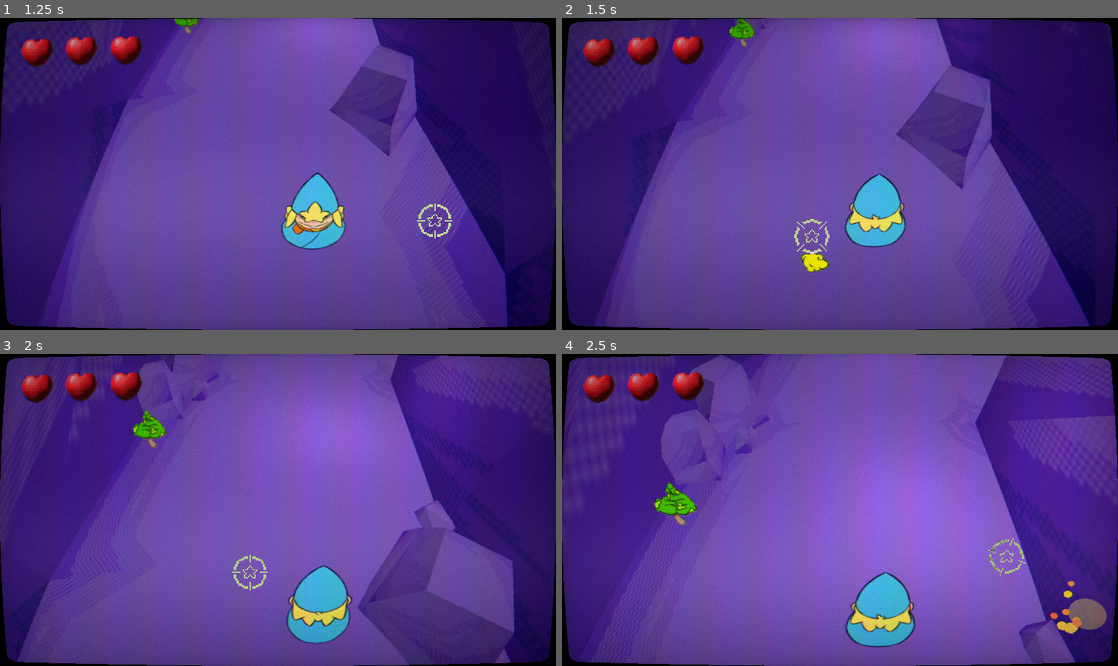
Above: before the commit, frames 1-4 (two rows, left to right).
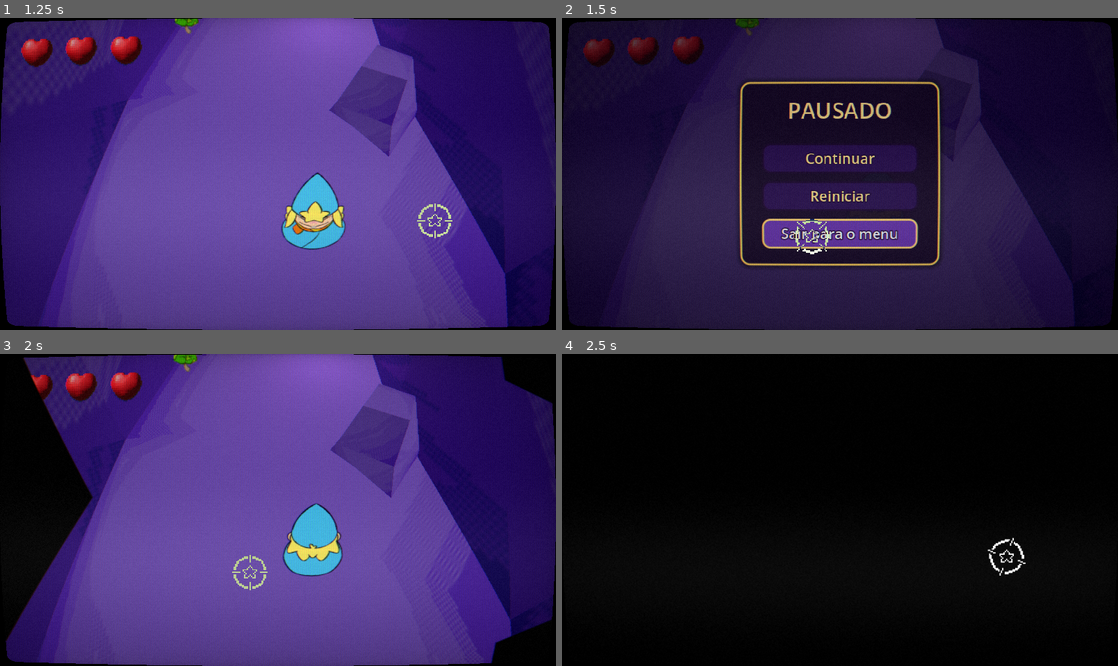
Above: after the commit, the same moments.

Repository: gusrezende/ThePartyOfLosersGodotVer
Game: Godot game, scene res://UI/MainMenu/main_menu.tscn
Same seed, same stepped clock (60 frames per second), same inputs: the game is played once before the commit and once after it. Video files are missing from this copy of the repository; at most half a second of black plays in their place.
Inputs (mouse positions are in pixels of both pictures, inside the frame that each line leads up to):
- Up to frame 1 (1.25 s): click "Play" at 0.5 s
- Up to frame 2 (1.5 s): tap Enter (ui_accept) at 1.25 s; move the mouse to (812, 236) at 1.27 s; hold W (move_forward) from 1.28 s (still down); tap P at 1.35 s; click (812, 236) at 1.42 s
- Up to frame 3 (2 s): keep holding W (move_forward); tap Enter (ui_accept) at 1.52 s; tap Keypad Enter at 1.55 s
- Up to frame 4 (2.5 s): keep holding W (move_forward); move the mouse to (1006, 556) at 2.02 s; tap Keypad Enter at 2.1 s; click (1006, 556) at 2.17 s; tap Enter (ui_accept) at 2.27 s; tap Space at 2.3 s

Frame 1 is identical in both runs. In frame 2, 97% of the frame differs, in the area x 0-100%, y 0-100%; in frame 3, 40%; in frame 4, 98%.

Commit message:
Updates

Diff:
--- a/Personagens/PlayerMage/player.gd
+++ b/Personagens/PlayerMage/player.gd
@@ -1,6 +1,7 @@
 extends CharacterBody3D
 
 const Sons = preload("res://Músicas/sons.gd")
+const TelaMorte = preload("res://UI/TelaMorte/tela_morte.gd")
 
 const SPEED = 5.0
 const JUMP_VELOCITY = 4.5
@@ -164,9 +165,7 @@
 		print("Player morreu!")
 		GameState.player_hp = -1  # ao recarregar a cena, volta com a vida cheia
 		QuestManager.resetar_missao()  # a missão das plantas começa de novo
-		get_tree().call_deferred("reload_current_scene")
-
-
+		TelaMorte.mostrar(get_tree())  # animação de morte; ela mesma recomeça a fase
 func apply_knockback(source_position: Vector3) -> void:
 	var direction = global_position - source_position
 	direction.y = 0
--- /dev/null
+++ b/UI/TelaMorte/tela_morte.gd
@@ -0,0 +1,191 @@
+extends CanvasLayer
+## TELA DE MORTE do mago: animação em 3 quadros quando o player morre.
+##
+##   1) o mago de olhos fechados, na luz (zoom lento)
+##   2) CORTE: a caveira aparece (tremida + clarão), a luz fecha
+##   3) "IT'S OVER"
+##   depois a fase recomeça e a tela preta some.
+##
+## Qualquer tecla / clique / botão do controle pula para o fim.
+##
+## Uso (no player, quando a vida chega a 0):
+##     const TelaMorte = preload("res://UI/TelaMorte/tela_morte.gd")
+##     TelaMorte.mostrar(get_tree())
+
+const QUADRO_1 := preload("res://UI/TelaMorte/morte_1.png")
+const QUADRO_2 := preload("res://UI/TelaMorte/morte_2.png")
+const QUADRO_3 := preload("res://UI/TelaMorte/morte_3.png")
+const Sons = preload("res://Músicas/sons.gd")
+
+## Quanto tempo cada quadro fica na tela (segundos)
+const TEMPO_1 := 1.6
+const TEMPO_2 := 1.5
+const TEMPO_3 := 2.0
+
+var _fundo: ColorRect
+var _imagem: TextureRect
+var _clarao: ColorRect
+var _pular := false
+var _pode_pular := false
+var _pulso := 0.0
+
+
+## Começa a animação de morte (não faz nada se já estiver rodando)
+static func mostrar(arvore: SceneTree) -> void:
+	if arvore.root.get_node_or_null("TelaMorte"):
+		return
+	var tela = load("res://UI/TelaMorte/tela_morte.gd").new()
+	tela.name = "TelaMorte"
+	arvore.root.add_child(tela)   # fica na raiz: continua viva quando a fase recarrega
+
+
+func _ready() -> void:
+	layer = 95                    # por cima do jogo e do HUD, embaixo da transição
+	process_mode = Node.PROCESS_MODE_ALWAYS
+	get_tree().paused = true
+
+	_fundo = ColorRect.new()
+	_fundo.color = Color.BLACK
+	_fundo.set_anchors_preset(Control.PRESET_FULL_RECT)
+	_fundo.mouse_filter = Control.MOUSE_FILTER_STOP
+	add_child(_fundo)
+
+	_imagem = TextureRect.new()
+	_imagem.set_anchors_preset(Control.PRESET_FULL_RECT)
+	_imagem.expand_mode = TextureRect.EXPAND_IGNORE_SIZE
+	_imagem.stretch_mode = TextureRect.STRETCH_KEEP_ASPECT_CENTERED
+	_imagem.mouse_filter = Control.MOUSE_FILTER_IGNORE
+	add_child(_imagem)
+
+	_clarao = ColorRect.new()
+	_clarao.color = Color(1, 1, 1, 0)
+	_clarao.set_anchors_preset(Control.PRESET_FULL_RECT)
+	_clarao.mouse_filter = Control.MOUSE_FILTER_IGNORE
+	add_child(_clarao)
+
+	_animar()
+
+
+func _input(event: InputEvent) -> void:
+	if not _pode_pular:
+		return
+	var apertou: bool = (event is InputEventKey and event.pressed and not event.echo) \
+		or (event is InputEventMouseButton and event.pressed) \
+		or (event is InputEventJoypadButton and event.pressed)
+	if apertou:
+		_pular = true
+		get_viewport().set_input_as_handled()
+
+
+func _process(delta: float) -> void:
+	# a imagem fica sempre centralizada, mesmo com zoom
+	if _imagem:
+		_imagem.pivot_offset = _imagem.size * 0.5
+
+
+func _mostrar_mira(sim: bool) -> void:
+	var mira := get_node_or_null("/root/Mira") as CanvasLayer
+	if mira:
+		mira.visible = sim
+
+
+func _exit_tree() -> void:
+	_mostrar_mira(true)
+
+
+func _animar() -> void:
+	_mostrar_mira(false)   # esconde a mira durante a animação
+	# a música para na hora
+	var musica := get_node_or_null("/root/Musica")
+	if musica and musica.has_method("parar_agora"):
+		musica.parar_agora()
+
+	# ---- escurece o jogo
+	_fundo.modulate.a = 0.0
+	_imagem.modulate.a = 0.0
+	await _tween(_fundo, "modulate:a", 1.0, 0.35)
+
+	# ---- QUADRO 1: mago de olhos fechados, zoom bem devagar
+	_imagem.texture = QUADRO_1
+	_imagem.scale = Vector2.ONE
+	_tween(_imagem, "modulate:a", 1.0, 0.4)
+	var zoom := _criar_tween()
+	zoom.tween_property(_imagem, "scale", Vector2.ONE * 1.06, TEMPO_1 + 0.3)
+	get_tree().create_timer(0.4, true, false, true).timeout.connect(func(): _pode_pular = true)
+	await _esperar(TEMPO_1)
+
+	# ---- QUADRO 2: CORTE seco para a caveira, com clarão e tremida
+	if not _pular:
+		zoom.kill()
+		_imagem.texture = QUADRO_2
+		_imagem.modulate.a = 1.0
+		_imagem.scale = Vector2.ONE * 1.12
+		_clarao.color.a = 0.85
+		_tween(_clarao, "color:a", 0.0, 0.25)
+		var som := Sons.tocar(self, Sons.HIT, 4.0)
+		if som:
+			som.pitch_scale = 0.45   # pancada grave
+			som.process_mode = Node.PROCESS_MODE_ALWAYS
+		_tween(_imagem, "scale", Vector2.ONE, 0.35, Tween.TRANS_BACK)
+		await _tremer(0.45, 14.0)
+		await _esperar(TEMPO_2 - 0.45)
+
+	# ---- QUADRO 3: "IT'S OVER"
+	_imagem.position = Vector2.ZERO
+	_imagem.modulate.a = 0.0
+	_imagem.texture = QUADRO_3
+	_imagem.scale = Vector2.ONE * 0.92
+	_tween(_imagem, "scale", Vector2.ONE, 0.5, Tween.TRANS_BACK)
+	await _tween(_imagem, "modulate:a", 1.0, 0.25)
+	if not _pular:
+		await _esperar(TEMPO_3)
+	else:
+		await _esperar_real(0.6)
+
+	# ---- recomeça a fase por baixo da tela preta
+	_pode_pular = false
+	await _tween(_imagem, "modulate:a", 0.0, 0.3)
+	get_tree().paused = false
+	get_tree().reload_current_scene()
+	await get_tree().process_frame
+	await get_tree().process_frame
+	Sons.retomar_musica(self)
+	await _tween(_fundo, "modulate:a", 0.0, 0.5)
+	queue_free()
+
+
+# ---------------------------------------------------------------- ajudantes
+
+func _criar_tween() -> Tween:
+	var tw := create_tween()
+	tw.set_pause_mode(Tween.TWEEN_PAUSE_PROCESS)   # roda com o jogo pausado
+	return tw
+
+
+func _tween(no: Object, propriedade: String, valor, tempo: float, trans := Tween.TRANS_QUAD) -> Signal:
+	var tw := _criar_tween()
+	tw.set_trans(trans).set_ease(Tween.EASE_OUT)
+	tw.tween_property(no, propriedade, valor, tempo)
+	return tw.finished
+
+
+## Espera "tempo" segundos, mas sai antes se o jogador pular
+func _esperar(tempo: float) -> void:
+	var t := 0.0
+	while t < tempo and not _pular:
+		await get_tree().process_frame
+		t += get_process_delta_time()
+
+
+func _esperar_real(tempo: float) -> void:
+	await get_tree().create_timer(tempo, true, false, true).timeout
+
+
+func _tremer(duracao: float, forca: float) -> void:
+	var t := 0.0
+	while t < duracao and not _pular:
+		var k := 1.0 - t / duracao
+		_imagem.position = Vector2(randf_range(-forca, forca), randf_range(-forca, forca)) * k
+		await get_tree().process_frame
+		t += get_process_delta_time()
+	_imagem.position = Vector2.ZERO
--- /dev/null
+++ b/UI/pausa.gd
@@ -0,0 +1,278 @@
+extends CanvasLayer
+## TELA DE PAUSE (Autoload "Pausa")
+##
+## ESC, P ou START (controle) pausa / despausa durante o jogo.
+##   - Continuar          -> volta para o jogo
+##   - Reiniciar          -> recomeça a partida do começo (vida e missão do zero)
+##   - Sair para o menu   -> volta para o menu principal
+##
+## Só abre quando tem um player na cena e nada mais está pausando o jogo
+## (diálogo, sala de point and click, tela de morte, transição...).
+##
+## COMO ATIVAR: Projeto › Configurações do Projeto › Globais › Autoload
+##   Caminho: res://UI/Pausa/pausa.gd    Nome: Pausa    -> Adicionar
+
+## Fase onde a partida começa (Reiniciar)
+const CENA_INICIAL := "res://Cenários/DungeonTeste/dungeon_teste.tscn"
+## Menu principal (Sair)
+const CENA_MENU := "res://UI/MainMenu/main_menu.tscn"
+
+const COR_TEXTO := Color(1, 0.88, 0.55)
+const COR_CONTORNO := Color(0.1, 0.03, 0.18)
+
+var aberto := false
+
+var _fundo: ColorRect
+var _painel: PanelContainer
+var _botoes: Array[Button] = []
+var _saindo := false
+
+
+func _ready() -> void:
+	layer = 99                       # acima do jogo e do HUD; a transição (100) passa por cima
+	process_mode = Node.PROCESS_MODE_ALWAYS
+	_montar()
+	visible = false
+
+
+# ---------------------------------------------------------------- MONTAGEM
+
+func _montar() -> void:
+	_fundo = ColorRect.new()
+	_fundo.color = Color(0.02, 0.0, 0.05, 0.65)
+	_fundo.set_anchors_preset(Control.PRESET_FULL_RECT)
+	_fundo.mouse_filter = Control.MOUSE_FILTER_STOP
+	add_child(_fundo)
+
+	var centro := CenterContainer.new()
+	centro.set_anchors_preset(Control.PRESET_FULL_RECT)
+	centro.mouse_filter = Control.MOUSE_FILTER_IGNORE
+	add_child(centro)
+
+	_painel = PanelContainer.new()
+	var estilo := StyleBoxFlat.new()
+	estilo.bg_color = Color(0.08, 0.03, 0.14, 0.94)
+	estilo.border_color = Color(1, 0.82, 0.35)
+	estilo.set_border_width_all(3)
+	estilo.set_corner_radius_all(14)
+	estilo.content_margin_left = 34
+	estilo.content_margin_right = 34
+	estilo.content_margin_top = 20
+	estilo.content_margin_bottom = 26
+	estilo.shadow_color = Color(0, 0, 0, 0.5)
+	estilo.shadow_size = 8
+	_painel.add_theme_stylebox_override("panel", estilo)
+	centro.add_child(_painel)
+
+	var coluna := VBoxContainer.new()
+	coluna.add_theme_constant_override("separation", 12)
+	_painel.add_child(coluna)
+
+	var titulo := Label.new()
+	titulo.text = "PAUSADO"
+	titulo.horizontal_alignment = HORIZONTAL_ALIGNMENT_CENTER
+	titulo.add_theme_font_size_override("font_size", 34)
+	titulo.add_theme_color_override("font_color", COR_TEXTO)
+	titulo.add_theme_color_override("font_outline_color", COR_CONTORNO)
+	titulo.add_theme_constant_override("outline_size", 8)
+	coluna.add_child(titulo)
+
+	var espaco := Control.new()
+	espaco.custom_minimum_size = Vector2(0, 4)
+	coluna.add_child(espaco)
+
+	_botoes = [
+		_criar_botao("Continuar", coluna, fechar),
+		_criar_botao("Reiniciar", coluna, _reiniciar),
+		_criar_botao("Sair para o menu", coluna, _sair_para_menu),
+	]
+	# setas de cima/baixo dão a volta na lista
+	for i in _botoes.size():
+		var b := _botoes[i]
+		b.focus_neighbor_top = b.get_path_to(_botoes[(i - 1 + _botoes.size()) % _botoes.size()])
+		b.focus_neighbor_bottom = b.get_path_to(_botoes[(i + 1) % _botoes.size()])
+
+
+func _criar_botao(texto: String, pai: Node, acao: Callable) -> Button:
+	var b := Button.new()
+	b.text = texto
+	b.custom_minimum_size = Vector2(240, 46)
+	b.add_theme_font_size_override("font_size", 22)
+	b.add_theme_color_override("font_color", COR_TEXTO)
+	b.add_theme_color_override("font_hover_color", Color.WHITE)
+	b.add_theme_color_override("font_focus_color", Color.WHITE)
+	b.add_theme_color_override("font_pressed_color", Color.WHITE)
+	b.add_theme_color_override("font_outline_color", COR_CONTORNO)
+	b.add_theme_constant_override("outline_size", 6)
+	var normal := _estilo_botao(Color(0.16, 0.06, 0.32, 0.92), COR_CONTORNO)
+	var selecionado := _estilo_botao(Color(0.4, 0.2, 0.68, 1.0), Color(1, 0.84, 0.45))
+	b.add_theme_stylebox_override("normal", normal)
+	b.add_theme_stylebox_override("hover", selecionado)
+	b.add_theme_stylebox_override("pressed", selecionado)
+	b.add_theme_stylebox_override("focus", selecionado)
+	b.pressed.connect(acao)
+	b.mouse_entered.connect(b.grab_focus)   # mouse e teclado selecionam o mesmo botão
+	pai.add_child(b)
+	return b
+
+
+func _estilo_botao(fundo: Color, borda: Color) -> StyleBoxFlat:
+	var s := StyleBoxFlat.new()
+	s.bg_color = fundo
+	s.border_color = borda
+	s.set_border_width_all(3)
+	s.set_corner_radius_all(12)
+	s.content_margin_left = 16
+	s.content_margin_right = 16
+	s.content_margin_top = 6
+	s.content_margin_bottom = 6
+	return s
+
+
+# ---------------------------------------------------------------- ABRIR / FECHAR
+
+## Dá para pausar agora?
+func _pode_pausar() -> bool:
+	if _saindo or get_tree().paused:
+		return false   # outra coisa já pausou (diálogo, point and click, morte...)
+	var cena := get_tree().current_scene
+	if cena == null or get_tree().get_first_node_in_group("player") == null:
+		return false   # menu, cinemática...
+	if get_tree().root.get_node_or_null("TelaMorte"):
+		return false
+	var tr := get_node_or_null("/root/Transicao")
+	if tr and tr.get("_ocupado") == true:
+		return false
+	return true
+
+
+func abrir() -> void:
+	if aberto or not _pode_pausar():
+		return
+	aberto = true
+	get_tree().paused = true
+	visible = true
+	_abaixar_musica(true)
+	_painel.pivot_offset = _painel.size * 0.5
+	_painel.scale = Vector2.ONE * 0.9
+	_painel.modulate.a = 0.0
+	_fundo.modulate.a = 0.0
+	var tw := create_tween().set_parallel(true)
+	tw.tween_property(_fundo, "modulate:a", 1.0, 0.15)
+	tw.tween_property(_painel, "modulate:a", 1.0, 0.15)
+	tw.tween_property(_painel, "scale", Vector2.ONE, 0.2).set_trans(Tween.TRANS_BACK).set_ease(Tween.EASE_OUT)
+	_botoes[0].grab_focus()
+
+
+func fechar() -> void:
+	if not aberto:
+		return
+	aberto = false
+	visible = false
+	_abaixar_musica(false)
+	get_tree().paused = false
+
+
+func _reiniciar() -> void:
+	_ir_para(CENA_INICIAL)
+
+
+func _sair_para_menu() -> void:
+	_ir_para(CENA_MENU)
+
+
+func _ir_para(cena: String) -> void:
+	if _saindo:
+		return
+	_saindo = true
+	aberto = false
+	visible = false
+	_abaixar_musica(false)
+	# partida do zero: vida cheia e missão das plantas recomeçando
+	var gs := get_node_or_null("/root/GameState")
+	if gs and gs.has_method("resetar"):
+		gs.resetar()
+	var q := get_node_or_null("/root/QuestManager")
+	if q and q.has_method("resetar_missao"):
+		q.resetar_missao()
+	var tr := get_node_or_null("/root/Transicao")
+	if tr and tr.has_method("ir_para"):
+		await tr.ir_para(cena)          # fecha a estrela (o jogo continua pausado) e troca de cena
+	else:
+		get_tree().paused = false
+		get_tree().change_scene_to_file(cena)
+	get_tree().paused = false
+	_saindo = false
+
+
+func _abaixar_musica(sim: bool) -> void:
+	var musica := get_node_or_null("/root/Musica")
+	if musica and musica.has_method("abaixar"):
+		musica.abaixar(sim)
+
+
+# ---------------------------------------------------------------- ENTRADA
+
+func _input(event: InputEvent) -> void:
+	# abrir / fechar: ESC, P ou START
+	var alternar := false
+	if event is InputEventKey and event.pressed and not event.echo:
+		alternar = event.keycode == KEY_ESCAPE or event.keycode == KEY_P
+	elif event is InputEventJoypadButton and event.pressed:
+		alternar = event.button_index == JOY_BUTTON_START \
+			or (aberto and event.button_index == JOY_BUTTON_B)
+
+	if not aberto:
+		if alternar and _pode_pausar():
+			abrir()
+			get_viewport().set_input_as_handled()
+		return
+
+	# ---- menu aberto: este menu cuida de tudo (o jogo não recebe nada)
+	if alternar:
+		fechar()
+		get_viewport().set_input_as_handled()
+		return
+	if event is InputEventJoypadButton and event.pressed:
+		match event.button_index:
+			JOY_BUTTON_DPAD_UP:
+				_mover_foco(-1)
+			JOY_BUTTON_DPAD_DOWN:
+				_mover_foco(1)
+			JOY_BUTTON_A:
+				_apertar_foco()
+		get_viewport().set_input_as_handled()
+	elif event is InputEventJoypadMotion:
+		if event.axis == JOY_AXIS_LEFT_Y and absf(event.axis_value) > 0.6 and not _eixo_preso:
+			_eixo_preso = true
+			_mover_foco(1 if event.axis_value > 0 else -1)
+		elif event.axis == JOY_AXIS_LEFT_Y and absf(event.axis_value) < 0.3:
+			_eixo_preso = false
+		get_viewport().set_input_as_handled()
+	elif event is InputEventKey and event.pressed and not event.echo:
+		match event.keycode:
+			KEY_UP, KEY_W:
+				_mover_foco(-1)
+			KEY_DOWN, KEY_S:
+				_mover_foco(1)
+			KEY_ENTER, KEY_KP_ENTER, KEY_SPACE, KEY_E:
+				_apertar_foco()
+		get_viewport().set_input_as_handled()
+
+
+var _eixo_preso := false
+
+
+func _indice_foco() -> int:
+	var f := get_viewport().gui_get_focus_owner()
+	var i := _botoes.find(f)
+	return i if i >= 0 else 0
+
+
+func _mover_foco(passo: int) -> void:
+	var i := (_indice_foco() + passo + _botoes.size()) % _botoes.size()
+	_botoes[i].grab_focus()
+
+
+func _apertar_foco() -> void:
+	_botoes[_indice_foco()].pressed.emit()
--- a/project.godot
+++ b/project.godot
@@ -25,6 +25,7 @@
 Musica="*uid://620etuq4cpua"
 FiltroTv="*uid://cei4hu7xskojs"
 Controle="*uid://d0f20qb6t2uim"
+Pausa="*uid://d3ruwkjaaphpo"
 
 [display]
 
Binary file added: UI/TelaMorte/morte_1.png
Not shown, added: UI/TelaMorte/morte_1.png.import
Binary file added: UI/TelaMorte/morte_2.png
Not shown, added: UI/TelaMorte/morte_2.png.import
Binary file added: UI/TelaMorte/morte_3.png
Not shown, added: UI/TelaMorte/morte_3.png.import
Not shown, added: UI/TelaMorte/tela_morte.gd.uid
Not shown, added: UI/pausa.gd.uid
